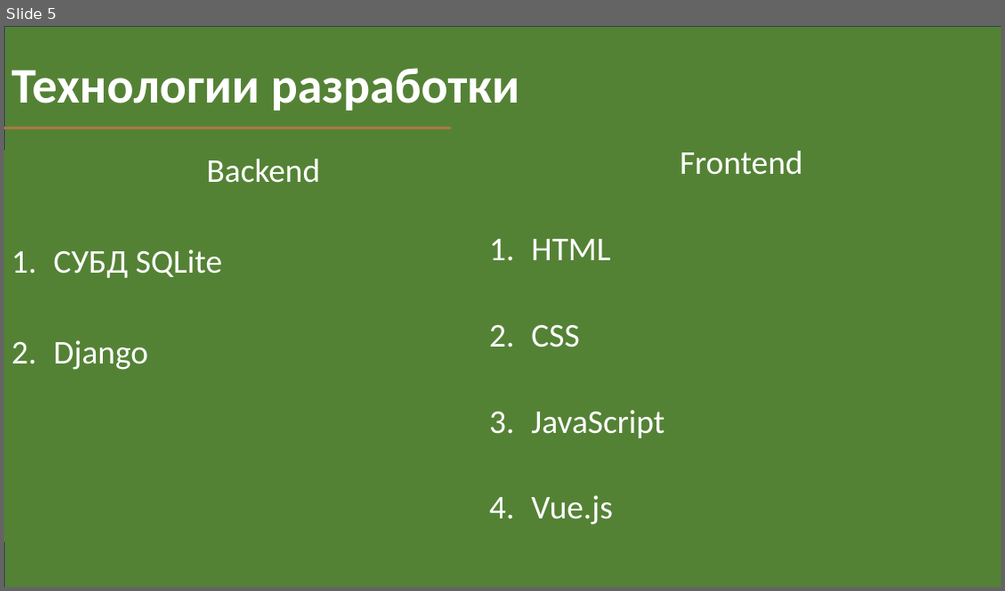
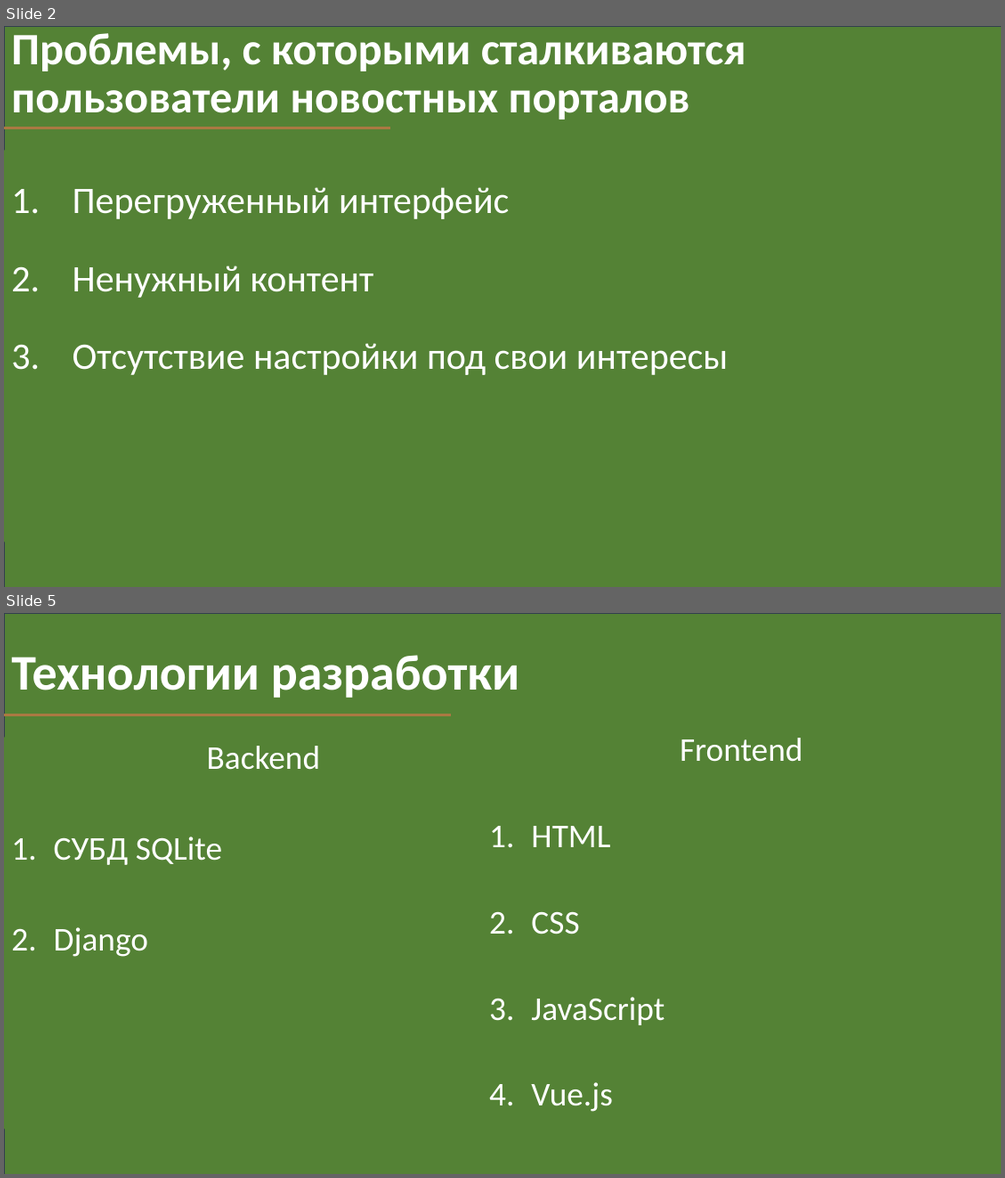
Before and after one commit to FDMan12/news-with-tags, a slide deck: Documentation/my_news_presentation.pptx. Shown one above the other, each under a label of ours: slide 5 before the commit, slides 2 and 5 after it; the slides between them are not shown. The pictures are 1005x591 and 1005x1178 pixels, drawn with LibreOffice and Linux fonts; fonts in the diff are those of the drawing. Boxes give left, top, right and bottom in pixels: in the first picture for what was removed or moved away, otherwise in the second. Text is boxed around its words. In the diff, an @@ line names an element or a change of style, - is before the commit and + after.

```diff
--- a/Documentation/my_news_presentation.pptx
+++ b/Documentation/my_news_presentation.pptx
@@ slide 2 added at box(4, 26, 1001, 587), background #FFFFFF @@
@@ rectangle added at box(4, 26, 1001, 587), fill #548235, outline #333F50 1 pt @@
@@ title added at box(11, 33, 746, 119), 43.2 pt, text #FFFFFF, bold @@
+Проблемы, с которыми сталкиваются пользователи новостных порталов
@@ line added from (4, 127) to (390, 127), #AB7942 2.75 pt @@
@@ subtitle added at box(73, 187, 728, 375), 36 pt, text #FFFFFF @@
+1. Перегруженный интерфейс
+2. Ненужный контент
+3. Отсутствие настройки под свои интересы
```
Also in this commit, not shown: 3 slides changed, 5 other slides added, 6 slides removed, 1 other file.
